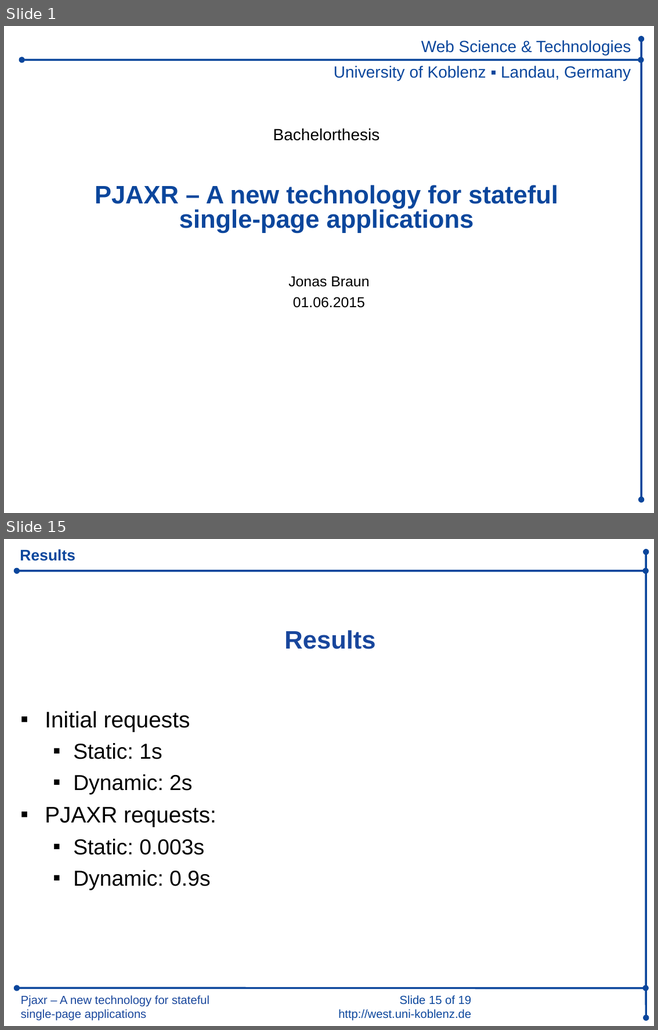
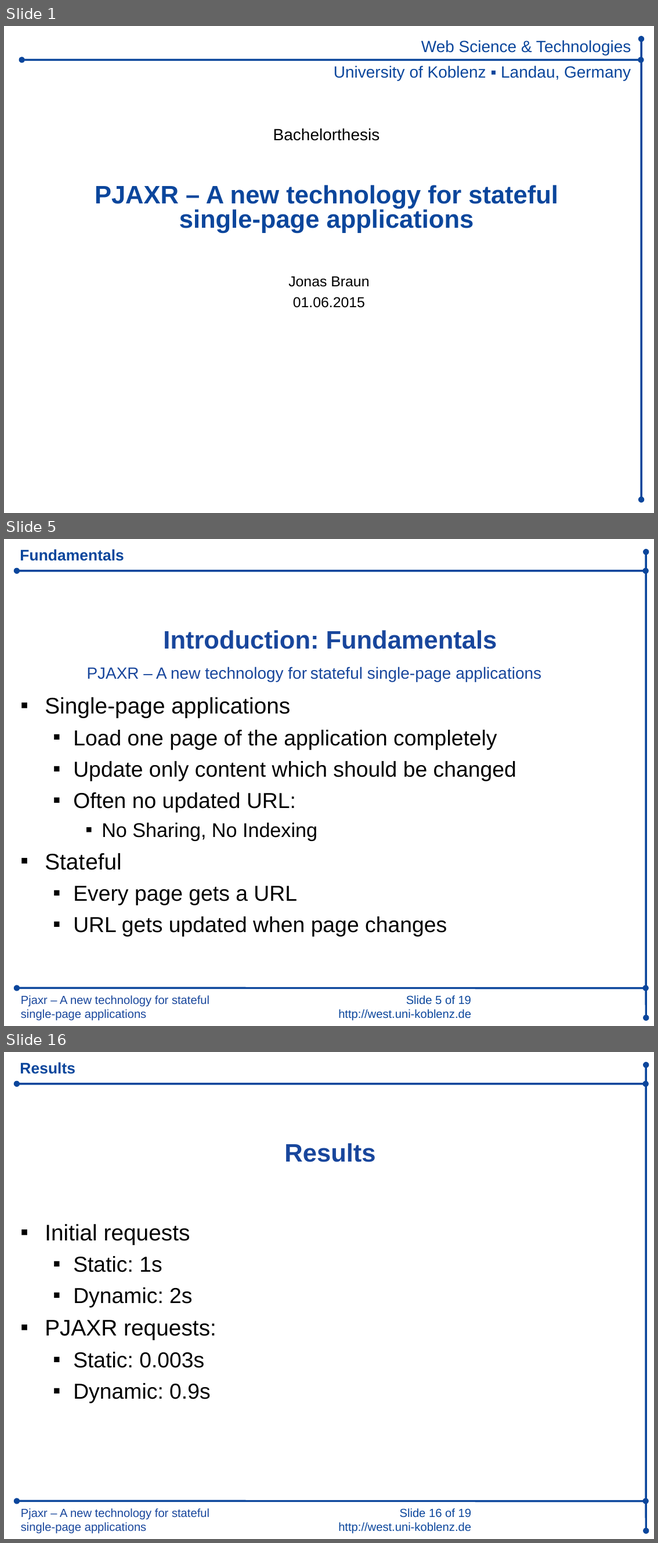
Before and after one commit to iekadou/bachelor-thesis, a slide deck: colloquium/colloquium.ppt. Shown one above the other, each under a label of ours: slides 1 and 15 before the commit, slides 1, 5 and 16 after it; the slides between them are not shown. The pictures are 658x1030 and 658x1543 pixels, drawn with LibreOffice and Linux fonts; fonts in the diff are those of the drawing; background and template pictures are left out. Boxes give left, top, right and bottom in pixels: in the first picture for what was removed or moved away, otherwise in the second. Text is boxed around its words. In the diff, an @@ line names an element or a change of style, - is before the commit and + after.

```diff
--- a/colloquium/colloquium.ppt
+++ b/colloquium/colloquium.ppt
@@ slide 5 added at (4,539,654,1026), background #FFFFFF; not listed: 5 template elements that a slide beside it also shows @@
@@ title added at (20,549,123,561), 17 pt, text #0B469C, bold @@
+Fundamentals
@@ text added at (163,630,497,649), 28 pt, text #18469C, bold @@
+Introduction: Fundamentals
@@ text added at (87,667,307,682), 18 pt, text #18469C @@
+PJAXR – A new technology for
@@ text added at (310,667,541,682), 18 pt, text #18469C @@
+stateful single-page applications
@@ text added at (45,697,516,937), 24 pt, text #000000 @@
+▪ Single-page applications
+  ▪ Load one page of the application completely
+  ▪ Update only content which should be changed
+  ▪ Often no updated URL:
+    ▪ No Sharing, No Indexing
+▪ Stat eful
+  ▪ Every page gets a URL
+  ▪ URL gets updated when page changes
@@ what was slide 15 is now slide 16 @@
@@ text at (338,1508,471,1534): text changed @@
-Slide 15 of 19
-http://west.uni-koblenz.de
+Slide 16 of 19
+http://west.uni-koblenz.de
```
Also in this commit, not shown: 14 slides changed, 2 other slides added, 1 slide removed, 2 other files.
